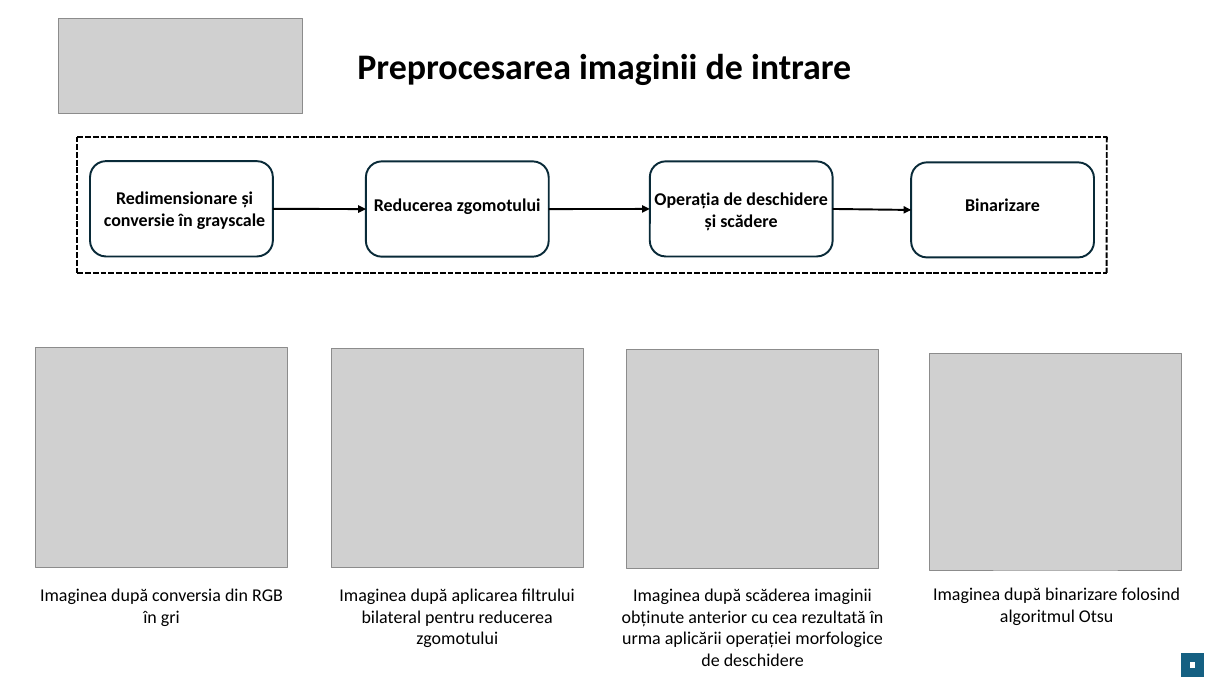
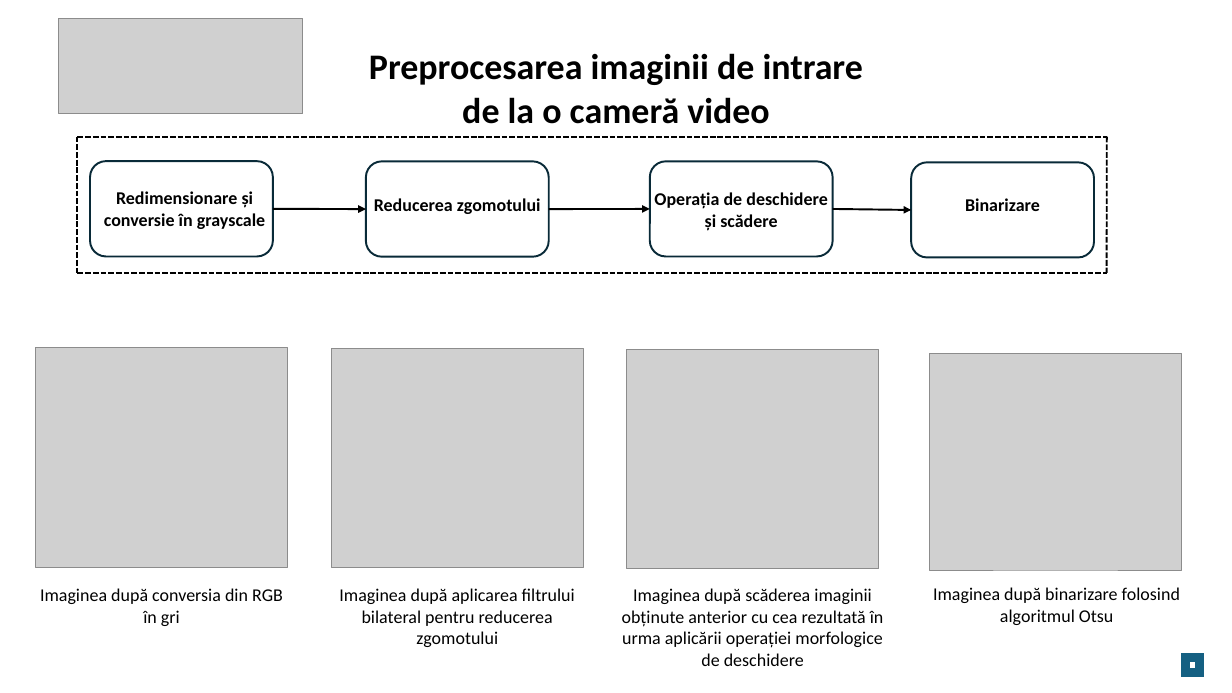
Before and after one commit to xMihai01/Licenta, a slide deck: slide 4 of Documentation/PrezentareLicenta.pptx (slide 5 before the commit). Drawn at 1232x693 pixels with LibreOffice and Linux fonts; fonts in the diff are those of the drawing; grey boxes stand for pictures. Boxes give left, top, right and bottom in pixels: in the first picture for what was removed or moved away, otherwise in the second. Text is boxed around its words. In the diff, an @@ line names an element or a change of style, - is before the commit and + after.

```diff
--- a/Documentation/PrezentareLicenta.pptx
+++ b/Documentation/PrezentareLicenta.pptx
@@ text at bbox=[369, 53, 863, 124]: text changed @@
-Preprocesarea imaginii de intrare
+Preprocesarea imaginii de intrare de la o cameră video
```
Also in this commit, not shown: 2 other slides changed, 2 slides removed.
